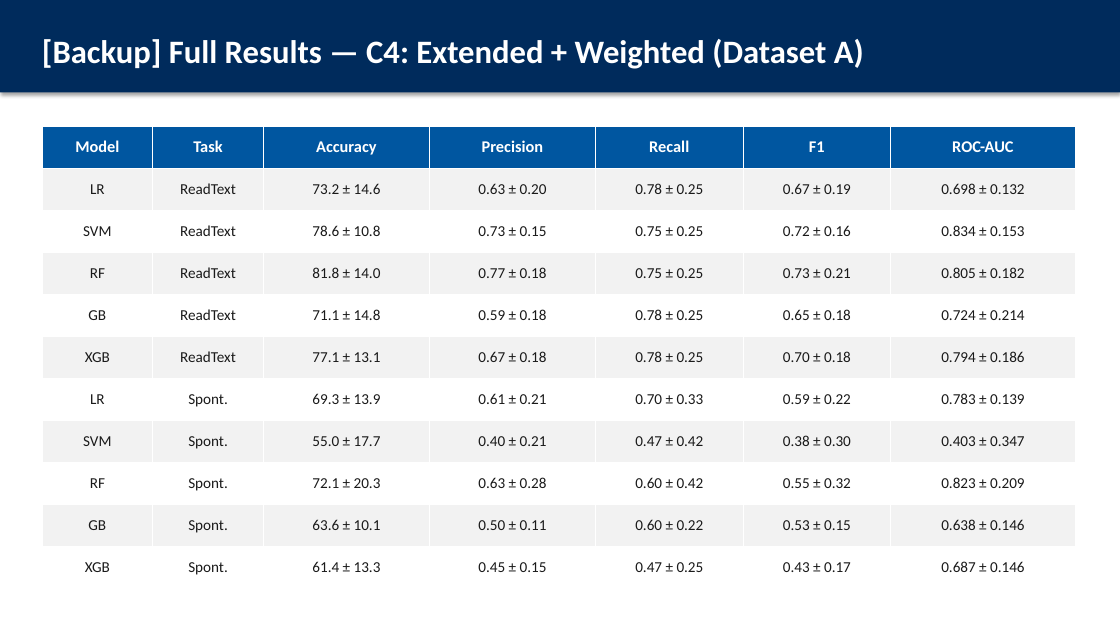
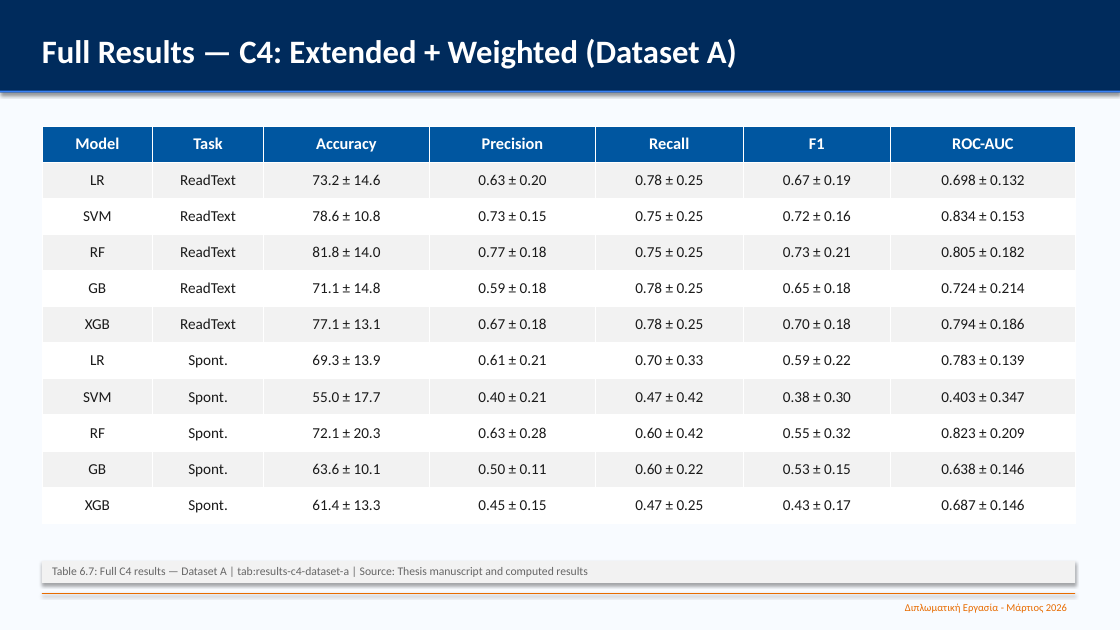
Before and after one commit to christos97/parkinsons-voice-classification, a slide deck: slide 27 of outputs/thesis_defense_presentation.pptx. Drawn at 1120x630 pixels with LibreOffice and Linux fonts; fonts in the diff are those of the drawing. Boxes give left, top, right and bottom in pixels: in the first picture for what was removed or moved away, otherwise in the second. Text is boxed around its words. In the diff, an @@ line names an element or a change of style, - is before the commit and + after.

```diff
--- a/outputs/thesis_defense_presentation.pptx
+++ b/outputs/thesis_defense_presentation.pptx
@@ background #FFFFFF to #F8FBFF @@
@@ text in rectangle at (42,39,737,69): text changed @@
-[Backup] Full Results — C4: Extended + Weighted (Dataset A)
+Full Results — C4: Extended + Weighted (Dataset A)
@@ rectangle added at (0,91,1120,92), fill #3B82F6 @@
@@ table: place and size @@
-table at (42,126,1077,588)
+table at (42,126,1077,523)
@@ rectangle added at (42,561,1075,583), fill #F2F2F2, 10 pt, text #666666 @@
+Table 6.7: Full C4 results — Dataset A | tab:results-c4-dataset-a | Source: Thesis manuscript and computed results
@@ rectangle added at (42,593,1075,594), fill #E86C00 @@
@@ text added at (905,603,1067,613), 9 pt, text #E86C00 @@
+Διπλωματική Εργασία - Μάρτιος 2026
```
Also in this commit, not shown: 29 other slides changed, 48 other files.
